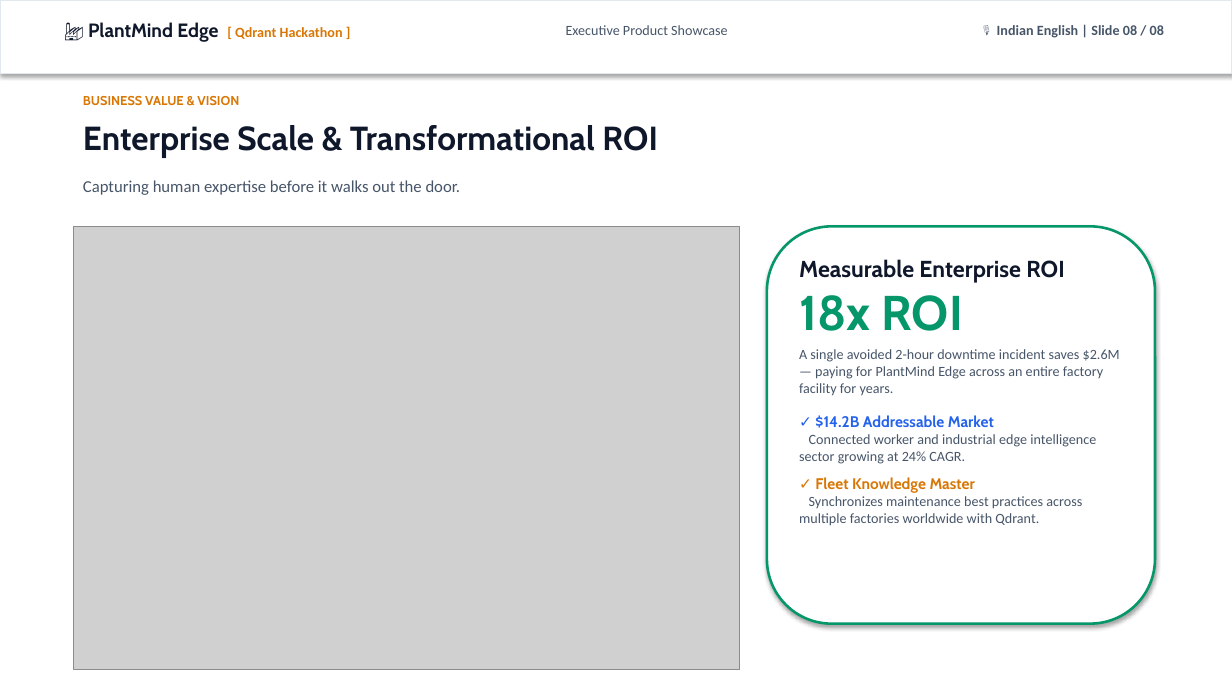
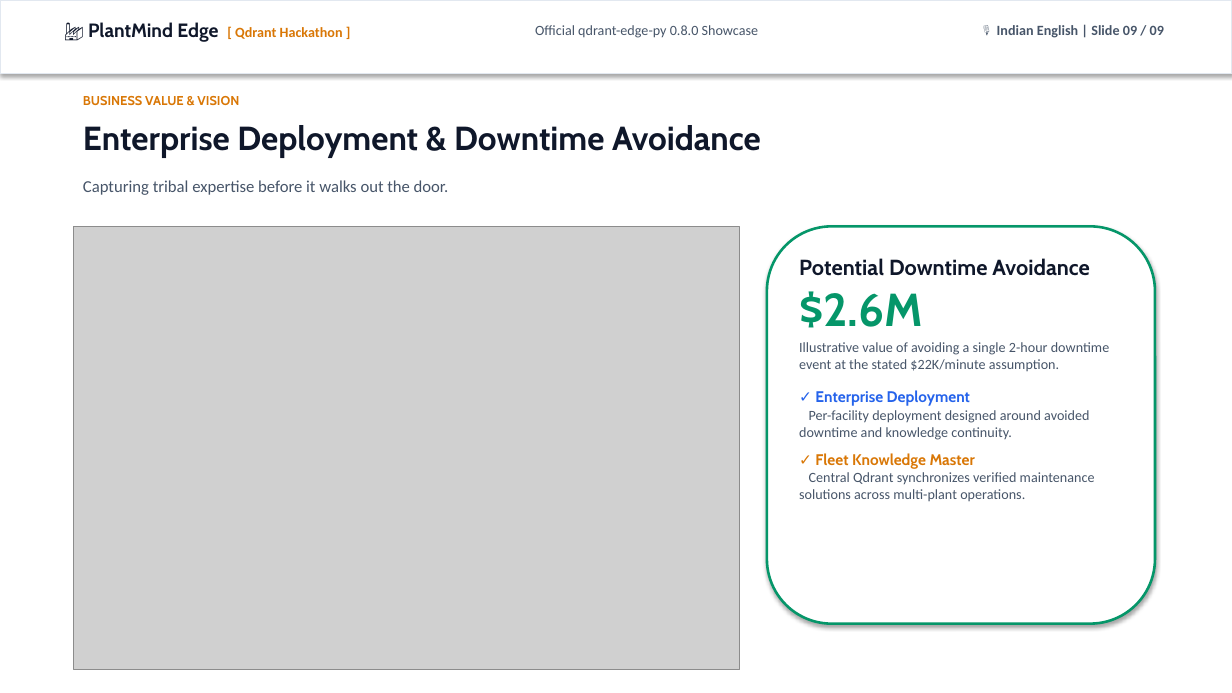
Before and after one commit to Pradhyut21/PlantMind-Edge-, a slide deck: slide 9 of PlantMind_Edge_Executive_Deck.pptx (slide 8 before the commit). Drawn at 1232x693 pixels with LibreOffice and Linux fonts; fonts in the diff are those of the drawing; grey boxes stand for pictures. Boxes give left, top, right and bottom in pixels: in the first picture for what was removed or moved away, otherwise in the second. Text is boxed around its words. In the diff, an @@ line names an element or a change of style, - is before the commit and + after.

Commit message:
feat: official qdrant-edge-py 0.8.0 integration, canonical assets, and strict 7/7 verification suite

```diff
--- a/PlantMind_Edge_Executive_Deck.pptx
+++ b/PlantMind_Edge_Executive_Deck.pptx
@@ text at (x1=535, y1=25, x2=759, y2=38): text changed @@
-Executive Product Showcase
+Official qdrant-edge-py 0.8.0 Showcase
@@ text at (x1=997, y1=25, x2=1164, y2=38): text changed @@
-🎙️ Indian English | Slide 08 / 08
+🎙️ Indian English | Slide 09 / 09
@@ text at (x1=83, y1=125, x2=761, y2=158): text changed @@
-Enterprise Scale & Transformational ROI
+Enterprise Deployment & Downtime Avoidance
@@ text at (x1=83, y1=180, x2=449, y2=195): text changed @@
-Capturing human expertise before it walks out the door.
+Capturing tribal expertise before it walks out the door.
@@ text at (x1=799, y1=258, x2=1109, y2=440): text changed @@
-Measurable Enterprise ROI
-18x ROI
-A single avoided 2-hour downtime incident saves $2.6M — paying for PlantMind Edge across an entire factory facility for years.
-✓ $14.2B Addressable Market
-Connected worker and industrial edge intelligence sector growing at 24% CAGR.
+Potential Downtime Avoidance
+$2.6M
+Illustrative value of avoiding a single 2-hour downtime event at the stated $22K/minute assumption.
+✓ Enterprise Deployment
+Per-facility deployment designed around avoided downtime and knowledge continuity.
@@ text at (x1=799, y1=472, x2=1095, y2=501): text changed @@
-Synchronizes maintenance best practices across multiple factories worldwide with Qdrant.
+Central Qdrant synchronizes verified maintenance solutions across multi-plant operations.
```
Also in this commit, not shown: 6 other slides changed, 2 slides added, 1 slide removed, 46 other files.
